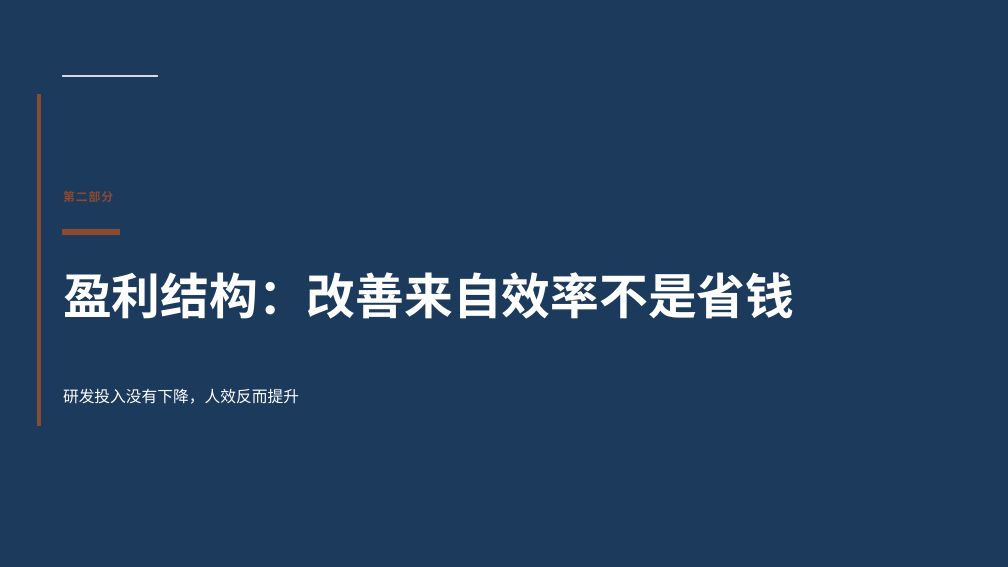
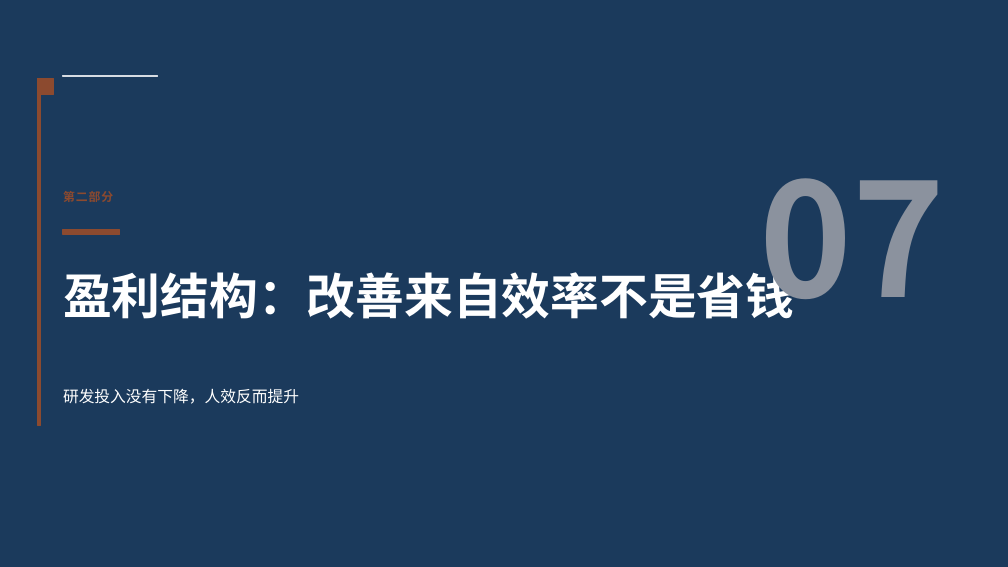
Before and after one commit to xzhengyu007-lang/ai-ppt, a slide deck: slide 7 of docs/examples/02-学术答辩.pptx. Drawn at 1008x567 pixels with LibreOffice and Linux fonts; fonts in the diff are those of the drawing. Boxes give left, top, right and bottom in pixels: in the first picture for what was removed or moved away, otherwise in the second. Text is boxed around its words. In the diff, an @@ line names an element or a change of style, - is before the commit and + after.

```diff
--- a/docs/examples/02-学术答辩.pptx
+++ b/docs/examples/02-学术答辩.pptx
@@ rectangle added at bbox=[38, 79, 54, 95], fill #8C4A2F, outline #8C4A2F 1 pt @@
@@ text added at bbox=[759, 178, 945, 319], 150 pt, text #8B929E, bold @@
+07
```
Also in this commit, not shown: 9 other slides changed, 3 other files.
